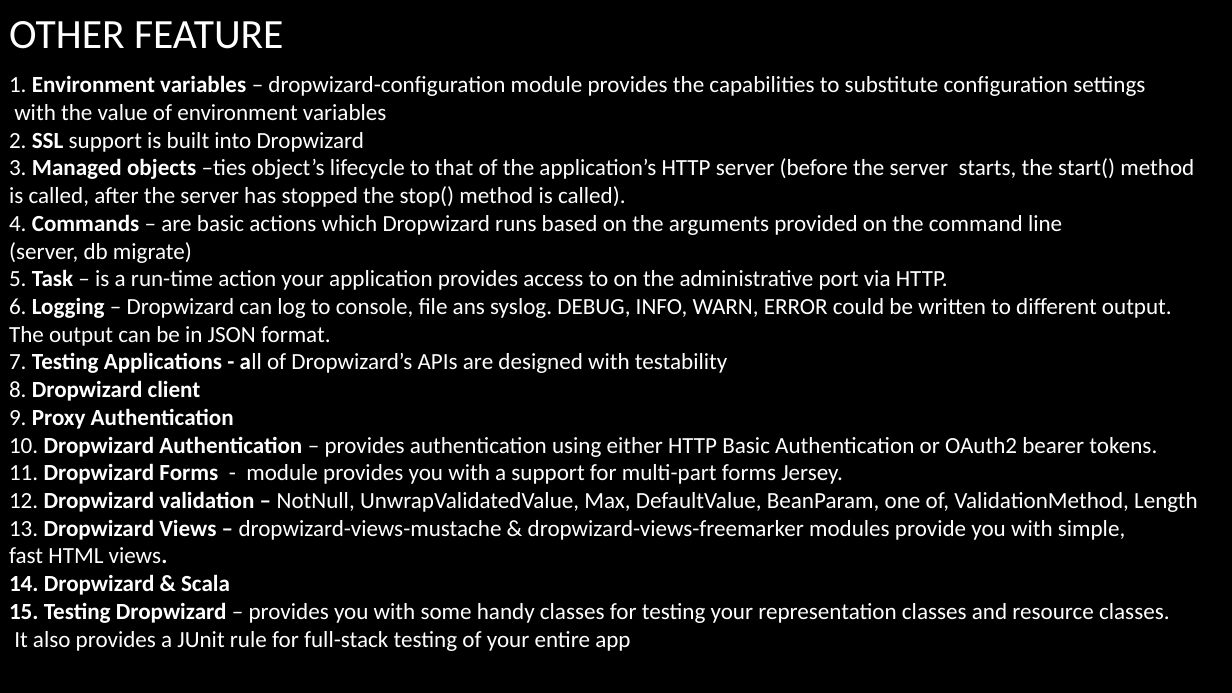
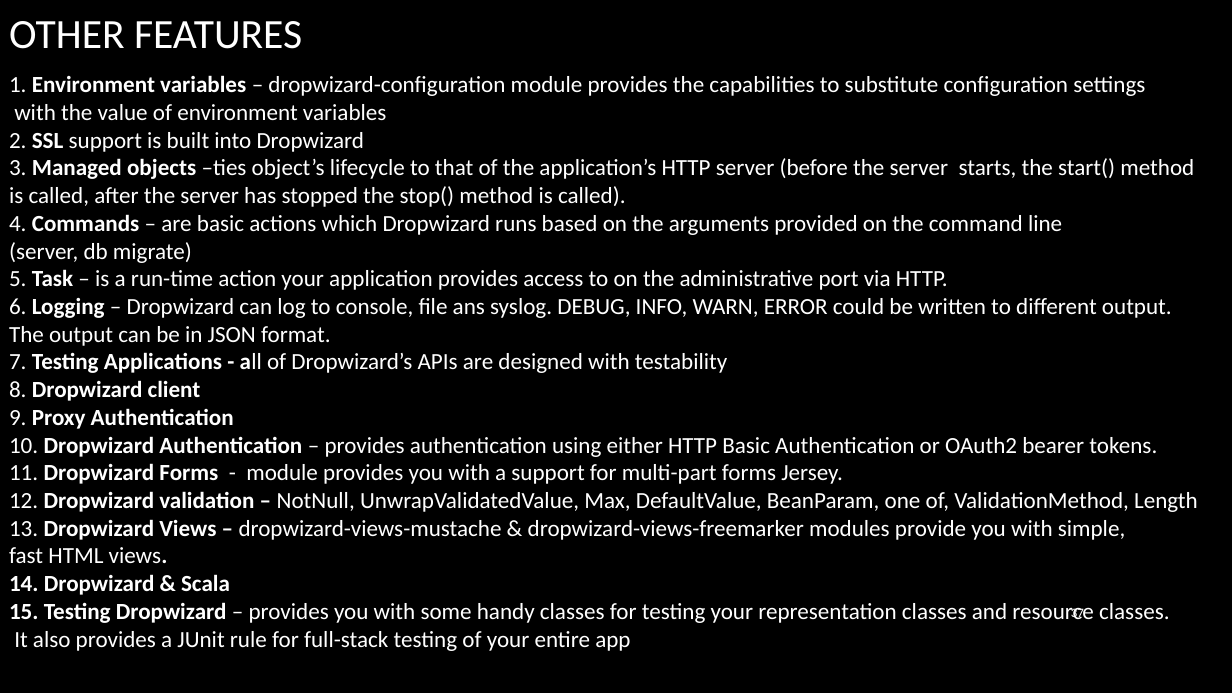
Before and after one commit to arenat/wiza_1, a slide deck: slide 37 of wiza.pptx (slide 35 before the commit). Drawn at 1232x693 pixels with LibreOffice and Linux fonts; fonts in the diff are those of the drawing; background and template pictures are left out. Boxes give left, top, right and bottom in pixels: in the first picture for what was removed or moved away, otherwise in the second. Text is boxed around its words. In the diff, an @@ line names an element or a change of style, - is before the commit and + after.

```diff
--- a/wiza.pptx
+++ b/wiza.pptx
@@ title at (9, 21, 302, 49): text changed @@
-OTHER FEATURE
+OTHER FEATURES
@@ page number added at (1071, 608, 1084, 619), 10 pt, text #FFFFFF @@
+37
```
Also in this commit, not shown: 55 other slides changed, 3 slides added, 1 other file.
